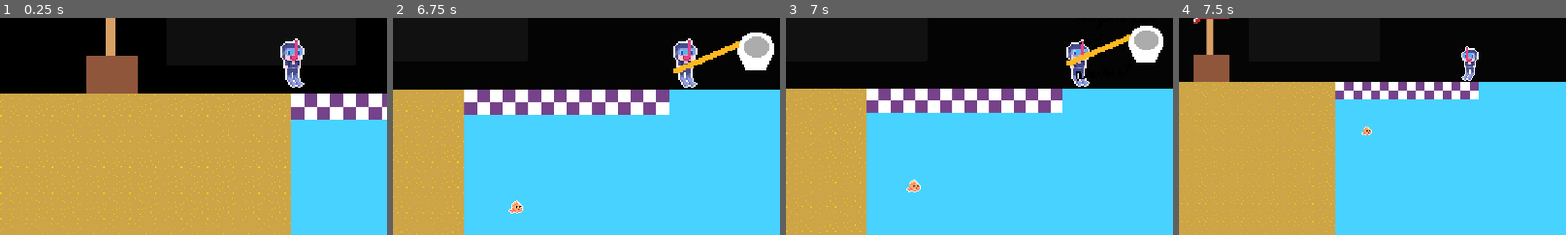
Above: before the commit, frames 1-4 (left to right).
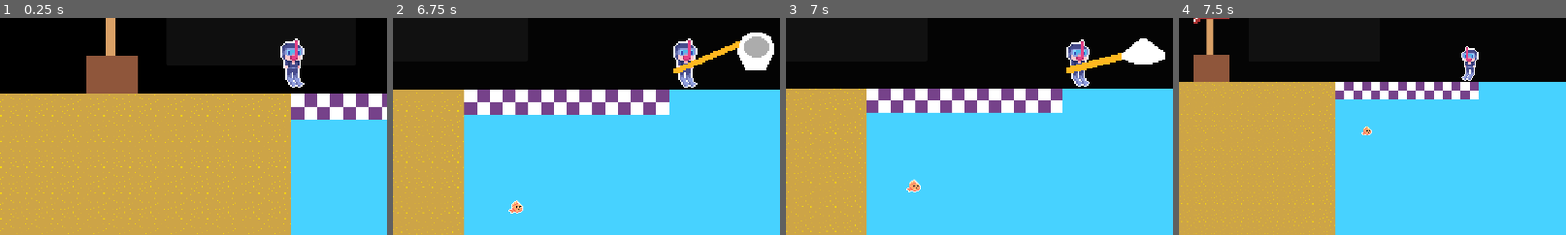
Above: after the commit, the same moments.

Repository: DevMa7e1/gamejam-game
Game: Godot game, scene res://Scenes/scene1.tscn
Two runs of this game, one before a commit and one after it. Both use one fixed random seed, a clock stepped at 60 frames per second and the inputs below.
Inputs:
- Up to frame 1 (0.25 s): no input
- Up to frame 2 (6.75 s): tap Enter (ui_accept) at 0.5, 0.77, 1.52, 5.75 s; hold Right (ui_right) 0.53-1.28 s; tap F (fish net key) at 0.6, 1.55, 5.85 s; hold Down (ui_down) 1.28-2 s; tap Space (customer key) at 1.35 s; click "Upgrades" at 2 s; click "Upgrade (100 money)" at 2.75 s; click "Upgrade (200 money)" at 3.5 s; click "Upgrade (500 money)" at 4.25 s; click "X" at 5 s; hold Right (ui_right) 5.78-6.53 s; hold Shift (hurry the fuck up key) from 6.53 s (still down); tap R (reject customer key) at 6.6 s
- Up to frame 3 (7 s): keep holding Shift (hurry the fuck up key); tap Enter (ui_accept) at 6.77 s; tap F (fish net key) at 6.8 s
- Up to frame 4 (7.5 s): release Shift (hurry the fuck up key) at 7.28 s; hold Left (ui_left) from 7.28 s (still down); tap F (fish net key) at 7.35 s
The pictures show only the part of the screen within x 12-62%, y 39-89%; the shares and areas given below are measured in that part.

Frames 1-2 are identical in both runs. In frame 3, 2.0% of the frame differs, in the area x 72-98%, y 3-30%; in frame 4, nothing differs.
Error in both runs: Invalid call. Nonexistent function 'queue_free' in base 'Nil'. (res://Scripts/main.gd:115)

Commit message:
Add fishnet animation

Diff:
--- a/Scenes/scene1.tscn
+++ b/Scenes/scene1.tscn
@@ -13,6 +13,7 @@
 [ext_resource type="Script" uid="uid://x5oghhp6poo0" path="res://Scripts/fishnet.gd" id="9_wplxe"]
 [ext_resource type="Texture2D" uid="uid://xuypmgd0v51i" path="res://Sprites/fish_net_normal_placeholder.png" id="10_5dfij"]
 [ext_resource type="Texture2D" uid="uid://b6b81mtesjt0m" path="res://Sprites/stand.png" id="11_5dfij"]
+[ext_resource type="Texture2D" uid="uid://l5nxh0yuey4g" path="res://Sprites/fishnet_sheet.png" id="13_arbli"]
 
 [sub_resource type="RectangleShape2D" id="RectangleShape2D_p20re"]
 size = Vector2(24.5, 32)
@@ -44,8 +45,51 @@
 sources/0 = SubResource("TileSetAtlasSource_2ni1t")
 sources/1 = SubResource("TileSetAtlasSource_2nq82")
 
+[sub_resource type="AtlasTexture" id="AtlasTexture_s2pjx"]
+atlas = ExtResource("13_arbli")
+region = Rect2(0, 0, 64, 64)
+
+[sub_resource type="AtlasTexture" id="AtlasTexture_81am6"]
+atlas = ExtResource("13_arbli")
+region = Rect2(64, 0, 64, 64)
+
+[sub_resource type="AtlasTexture" id="AtlasTexture_n1oij"]
+atlas = ExtResource("13_arbli")
+region = Rect2(0, 64, 64, 64)
+
+[sub_resource type="AtlasTexture" id="AtlasTexture_ust72"]
+atlas = ExtResource("13_arbli")
+region = Rect2(64, 64, 64, 64)
+
+[sub_resource type="AtlasTexture" id="AtlasTexture_4fqm2"]
+atlas = ExtResource("13_arbli")
+region = Rect2(0, 128, 64, 64)
+
+[sub_resource type="SpriteFrames" id="SpriteFrames_qrm0x"]
+animations = [{
+"frames": [{
+"duration": 1.0,
+"texture": SubResource("AtlasTexture_s2pjx")
+}, {
+"duration": 1.0,
+"texture": SubResource("AtlasTexture_81am6")
+}, {
+"duration": 1.0,
+"texture": SubResource("AtlasTexture_n1oij")
+}, {
+"duration": 1.0,
+"texture": SubResource("AtlasTexture_ust72")
+}, {
+"duration": 1.0,
+"texture": SubResource("AtlasTexture_4fqm2")
+}],
+"loop": true,
+"name": &"default",
+"speed": 10.0
+}]
+
 [sub_resource type="RectangleShape2D" id="RectangleShape2D_d2tun"]
-size = Vector2(63, 26)
+size = Vector2(64, 64)
 
 [sub_resource type="WorldBoundaryShape2D" id="WorldBoundaryShape2D_5dfij"]
 normal = Vector2(-1, 0)
@@ -234,8 +278,13 @@
 [node name="FishNetNormalPlaceholder" type="Sprite2D" parent="fishnet" unique_id=1093573031]
 texture = ExtResource("10_5dfij")
 
+[node name="AnimatedSprite2D" type="AnimatedSprite2D" parent="fishnet" unique_id=1275167262]
+visible = false
+position = Vector2(0, 10)
+sprite_frames = SubResource("SpriteFrames_qrm0x")
+
 [node name="CollisionShape2D" type="CollisionShape2D" parent="fishnet" unique_id=97517312]
-position = Vector2(-0.5, 3)
+position = Vector2(0, 10.5)
 shape = SubResource("RectangleShape2D_d2tun")
 
 [node name="stand" type="StaticBody2D" parent="." unique_id=804424759]
--- a/Scripts/fishnet.gd
+++ b/Scripts/fishnet.gd
@@ -52,13 +52,16 @@
 
 	if visible:
 		if(Input.is_action_just_pressed("fish net key")):
-			get_child(0).texture = preload("res://Sprites/fishnet_placeholder.png")
+			get_child(0).hide()
+			get_child(1).show()
+			get_child(1).play("default")
 			fishing = true
 			fishnet_timer = 0
 	if fishing:
 		fishnet_timer += delta
 		if(fishnet_timer > 0.4):
-			get_child(0).texture = preload("res://Sprites/fish_net_normal_placeholder.png")
+			get_child(0).show()
+			get_child(1).hide()
 			fishing = false
 			for i in bodies:
 				$"..".le_fishes.append([i.level, i.color])
Binary file added: Sprites/fishnet_sheet.png
Not shown, added: Sprites/fishnet_sheet.png.import
